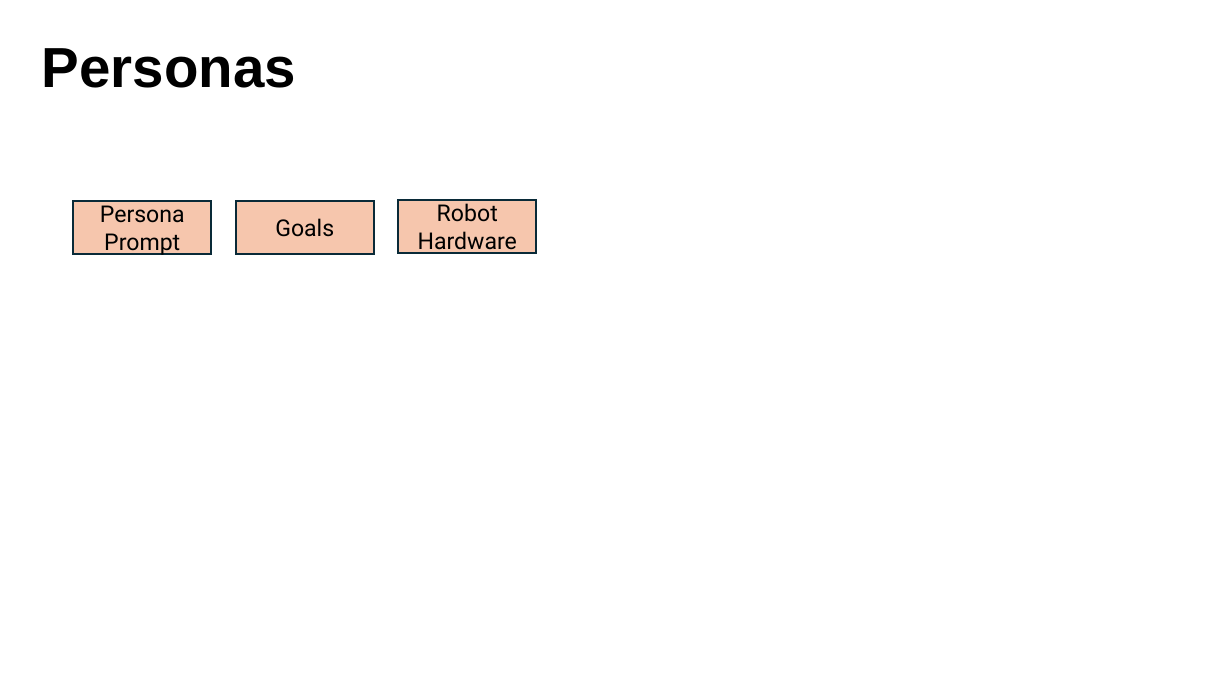
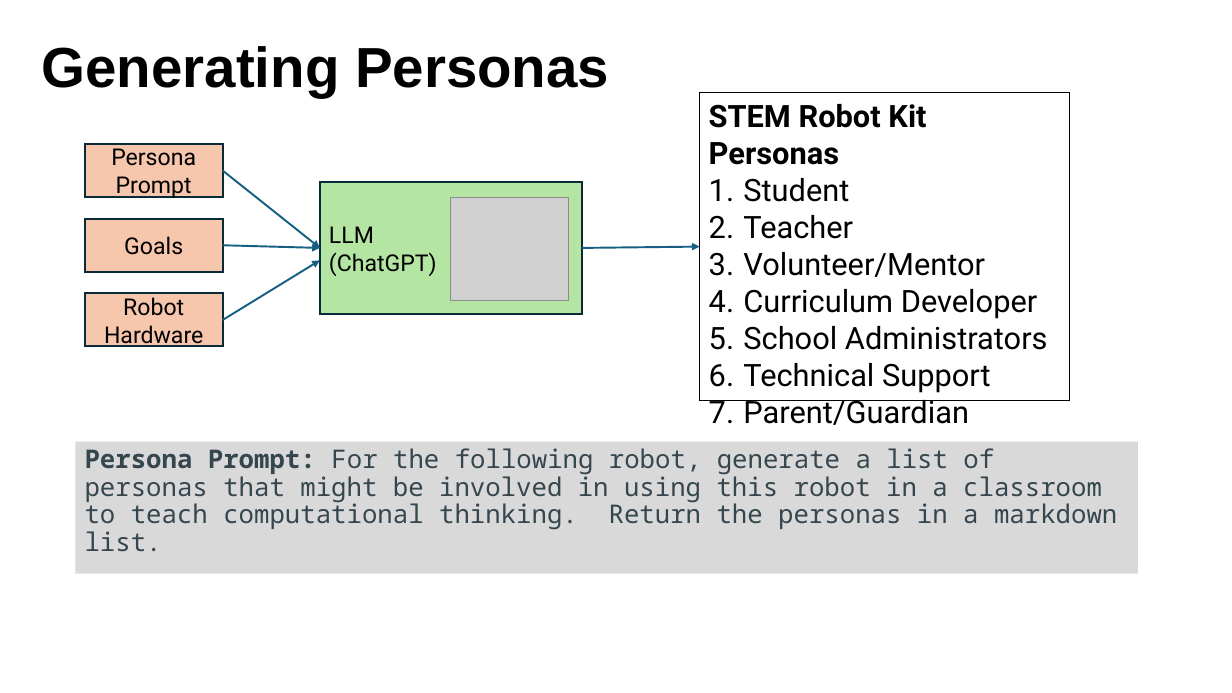
Before and after one commit to dmccreary/stem-robots, a slide deck: slide 4 of slides/GenAI-Architecture.pptx. Drawn at 1232x693 pixels with LibreOffice and Linux fonts; fonts in the diff are those of the drawing; grey boxes stand for pictures; background and template pictures are left out. Boxes give left, top, right and bottom in pixels: in the first picture for what was removed or moved away, otherwise in the second. Text is boxed around its words. In the diff, an @@ line names an element or a change of style, - is before the commit and + after.

```diff
--- a/slides/GenAI-Architecture.pptx
+++ b/slides/GenAI-Architecture.pptx
@@ title at bbox=[42, 46, 609, 97]: text changed @@
-Personas
+Generating Personas
@@ rectangle added at bbox=[700, 92, 1069, 400], outline #000000 0.75 pt, 24 pt, text #000000 @@
+STEM Robot Kit Personas
+1. Student
+2. Teacher
+3. Volunteer/Mentor
+4. Curriculum Developer
+5. School Administrators
+6. Technical Support
+7. Parent/Guardian
@@ rectangle "Persona": place and size @@
-rectangle "Persona" at bbox=[73, 201, 211, 254]
+rectangle "Persona" at bbox=[85, 144, 223, 197]
@@ arrow added from (223, 171) to (320, 248), #156082 1.5 pt @@
@@ rectangle added at bbox=[320, 182, 582, 314], fill #B4E5A2, outline #092A39 1.5 pt, 18 pt, text #000000 @@
+LLM
+(ChatGPT)
@@ picture added at bbox=[451, 197, 568, 300] @@
@@ rectangle "Goals": place and size @@
-rectangle "Goals" at bbox=[236, 201, 373, 254]
+rectangle "Goals" at bbox=[85, 219, 223, 272]
@@ arrow added from (223, 245) to (320, 248), #156082 1.5 pt @@
@@ arrow added from (223, 320) to (320, 261), #156082 1.5 pt @@
@@ arrow added from (582, 248) to (700, 247), #156082 1.5 pt @@
@@ rectangle "Robot Hardware": place and size @@
-rectangle "Robot Hardware" at bbox=[398, 200, 536, 252]
+rectangle "Robot Hardware" at bbox=[85, 294, 223, 347]
@@ text added at bbox=[76, 442, 1139, 574], fill #D9D9D9, 20 pt, text #36464E @@
+Persona Prompt: For the following robot, generate a list of personas that might be involved in using this robot in a classroom to teach computational thinking. Return the personas in a markdown list.
```
Also in this commit, not shown: 1 other slide changed, 4 other files.
